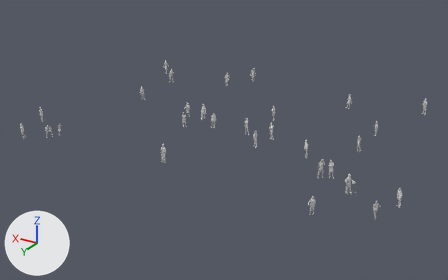
What one commit did to the glTF model models/mandegar/mandegar_crowd.glb.
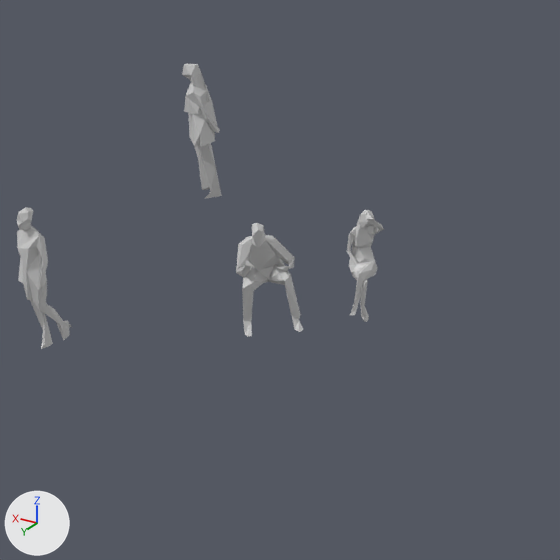
The first picture shows the older version from a camera (50 mm lens) standing at (-27.9, 32.7, 22.6) and looking at (0.4, -14.3, -0.9). The close-ups show the older and then the newer version on the part from 4% to 18% of the width and 36% to 58% of the height of that picture. Only the edits that show in the close-ups are written down. Every picture has the same lights, and +X, +Y and +Z are marked at lower left. Where no turn or scale is listed for an object, it has been applied to the vertices.

The older version as bpy lines, for what is in view:
```python
me_human_02 = bpy.data.meshes.new('Human_02')
me_human_02.from_pydata(...)  # 105 vertices, 210 faces; spans x -0.228..0.228, y -0.317..0.317, z 0.196..1.383
me_human_02.materials.append(mat_mat_exhibit_baked)
me_human_26 = bpy.data.meshes.new('Human_26')
me_human_26.from_pydata(...)  # 78 vertices, 154 faces; spans x -0.22..0.22, y -0.2..0.2, z 0.0..1.58
me_human_26.materials.append(mat_mat_exhibit_baked)
me_human_28 = bpy.data.meshes.new('Human_28')
me_human_28.from_pydata(...)  # 91 vertices, 182 faces; spans x -0.381..0.381, y -0.361..0.361, z 0.208..1.371
me_human_28.materials.append(mat_mat_exhibit_baked)
ob_human_02 = bpy.data.objects.new('Human_02', me_human_02)
ob_human_02.parent = ob_root_crowd
ob_human_02.location = (12.81, -5.268, -0.0781)
ob_human_26 = bpy.data.objects.new('Human_26', me_human_26)
ob_human_26.location = (16.77, -6.91, 0.11)
ob_human_28 = bpy.data.objects.new('Human_28', me_human_28)
ob_human_28.parent = ob_root_crowd
ob_human_28.location = (13.43, -4.564, -0.0836)
# also in view: 'Human_27' at (15.1, -3.1, 0.9)
```
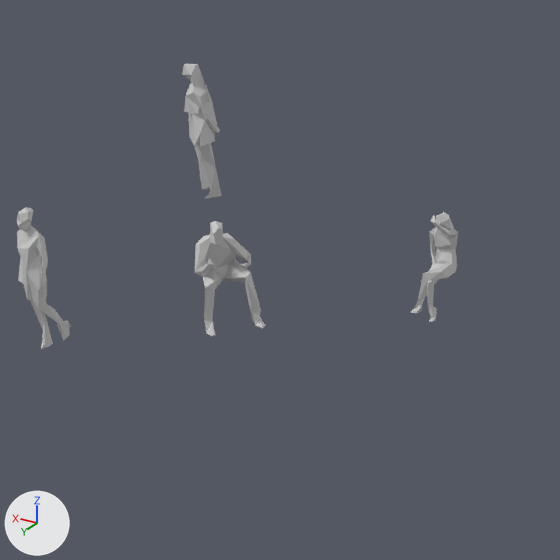
Edits to the bpy script that builds the scene:
```text
Change ob_human_28:
    ob_human_28.location: (13.43, -4.564, -0.0836) -> (13.85, -4.377, -0.0837)
    ob_human_28.rotation_euler: (0.0, 0.0, 0.0) -> (0.00287, -0.00486, 0.188)  # degrees (0, 0, 0) -> degrees (0.2, -0.3, 11)
Change ob_human_02:
    ob_human_02.location: (12.81, -5.268, -0.0781) -> (12.12, -5.688, -0.0776)
    ob_human_02.rotation_euler: (0.0, 0.0, 0.0) -> (-0.0354, 0.0149, -0.639)  # degrees (0, 0, 0) -> degrees (-2, 0.9, -37)
```

Changed parts and their boxes [x1, y1, x2, y2] in the close-ups (560 x 560 px):
'Human_28', moved, turned
    before: [236, 223, 303, 337]
    after: [195, 221, 265, 336]
'Human_02', moved, turned
    before: [347, 210, 384, 322]
    after: [411, 212, 458, 322]
